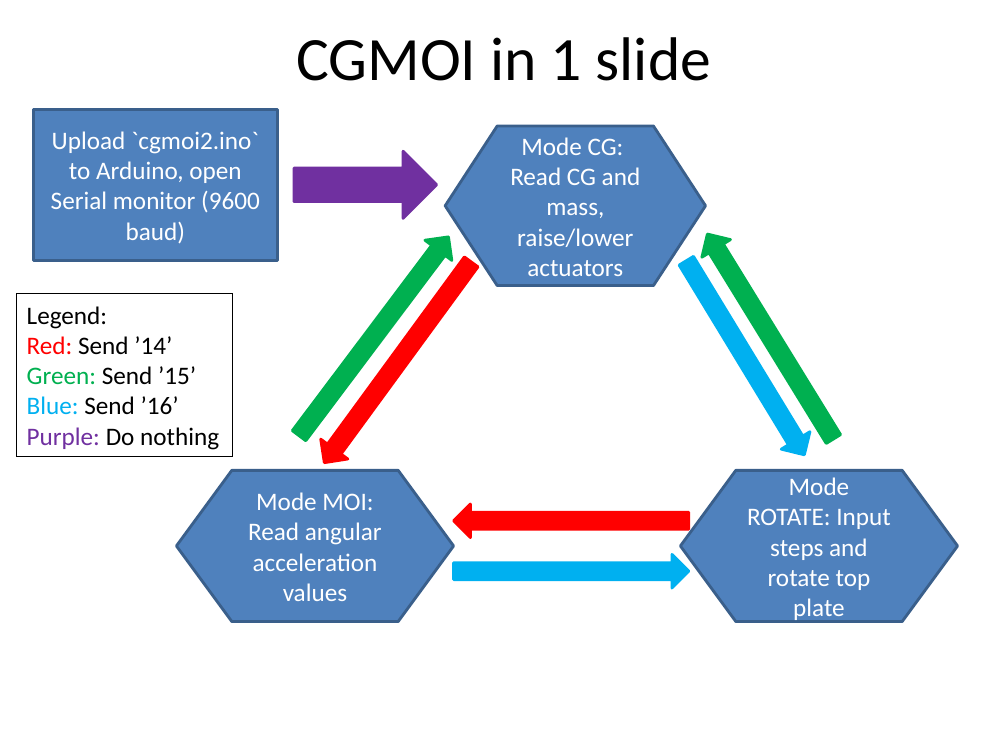
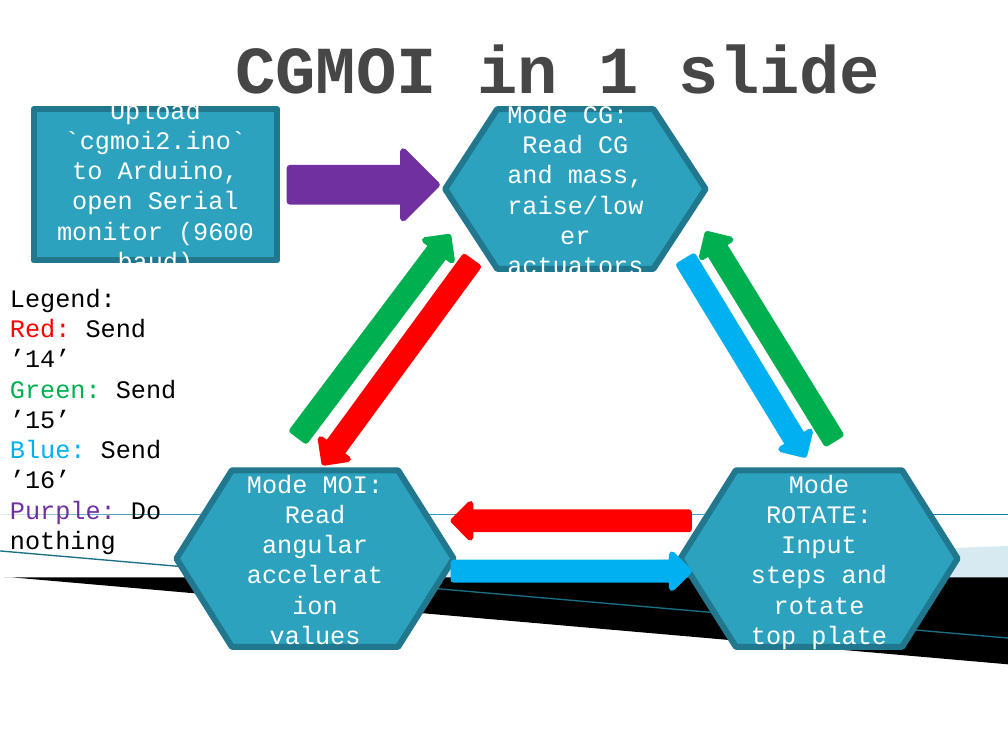
Before and after one commit to xiaohw7/cgmoi, a slide deck: slide 1 of CGMOI in 1 slide.pptx. Drawn at 1008x756 pixels with LibreOffice and Linux fonts; fonts in the diff are those of the drawing; background and template pictures are left out. Boxes give left, top, right and bottom in pixels: in the first picture for what was removed or moved away, otherwise in the second. Text is boxed around its words. In the diff, an @@ line names an element or a change of style, - is before the commit and + after.

Commit message:
slides update

```diff
--- a/CGMOI in 1 slide.pptx
+++ b/CGMOI in 1 slide.pptx
@@ title "CGMOI in 1 slide": place and size @@
-title "CGMOI in 1 slide" at (296, 37, 711, 81)
+title "CGMOI in 1 slide" at (235, 44, 881, 111)
@@ title "CGMOI in 1 slide" at (235, 44, 881, 111): size 44 to 48 pt, font Calibri to Courier New, text colour #000000 to #464646, bold on; alignment centre to right; vertical alignment middle to bottom @@
@@ flow chart preparation "Mode CG:": place and size @@
-flow chart preparation "Mode CG:" at (446, 126, 706, 285)
+flow chart preparation "Mode CG:" at (446, 109, 706, 268)
@@ right arrow: place and size @@
-right arrow at (294, 151, 437, 219)
+right arrow at (290, 151, 437, 219)
@@ right arrow at (290, 151, 437, 219): outline #7030A0 2 pt to #7030A0 4.33 pt @@
@@ down arrow at (285, 227, 462, 446): outline #00B050 2 pt to #00B050 4.33 pt @@
@@ down arrow at (693, 226, 848, 448): outline #00B050 2 pt to #00B050 4.33 pt @@
@@ down arrow at (311, 252, 485, 473): outline #FF0000 2 pt to #FF0000 4.33 pt @@
@@ down arrow at (672, 252, 819, 463): outline #00B0F0 2 pt to #00B0F0 4.33 pt @@
@@ text "Legend:": place and size @@
-text "Legend:" at (17, 294, 233, 458)
+text "Legend:" at (10, 288, 176, 557)
@@ text "Legend:" at (10, 288, 176, 557): font Calibri to Courier New; outline #000000 0.75 pt to none @@
@@ flow chart preparation "Mode MOI: Read angular acceleration ...": place and size @@
-flow chart preparation "Mode MOI: Read angular acceleration ..." at (176, 471, 454, 622)
+flow chart preparation "Mode MOI: Read angular acceleration ..." at (176, 471, 454, 647)
@@ font Calibri to Courier New; fill #4F81BD to #2DA2BF; outline #3A5F8C 2 pt to #21788D 4.33 pt in 4 elements at (33, 109, 277, 260), (446, 109, 706, 268), (176, 471, 454, 647), (680, 471, 958, 647) @@
@@ flow chart preparation "Mode ROTATE: Input steps and": place and size @@
-flow chart preparation "Mode ROTATE: Input steps and" at (680, 471, 958, 622)
+flow chart preparation "Mode ROTATE: Input steps and" at (680, 471, 958, 647)
@@ left arrow at (454, 504, 688, 537): outline #FF0000 2 pt to #FF0000 4.33 pt @@
@@ right triangle added at (0, 514, 1008, 514), fill gradient #007896 to #4CBBDF @@
@@ line added from (0, 551) to (1008, 638), #97C5D8 0.95 pt @@
@@ freeform shape added at (186, 546, 1008, 600), fill #A0CBDC at 40% opacity @@
@@ right arrow at (454, 554, 688, 588): outline #00B0F0 2 pt to #00B0F0 4.33 pt @@
@@ freeform shape added at (4, 578, 1008, 664), fill #000000 @@
```
Also in this commit, not shown: 1 other slide changed, 1 other file.
